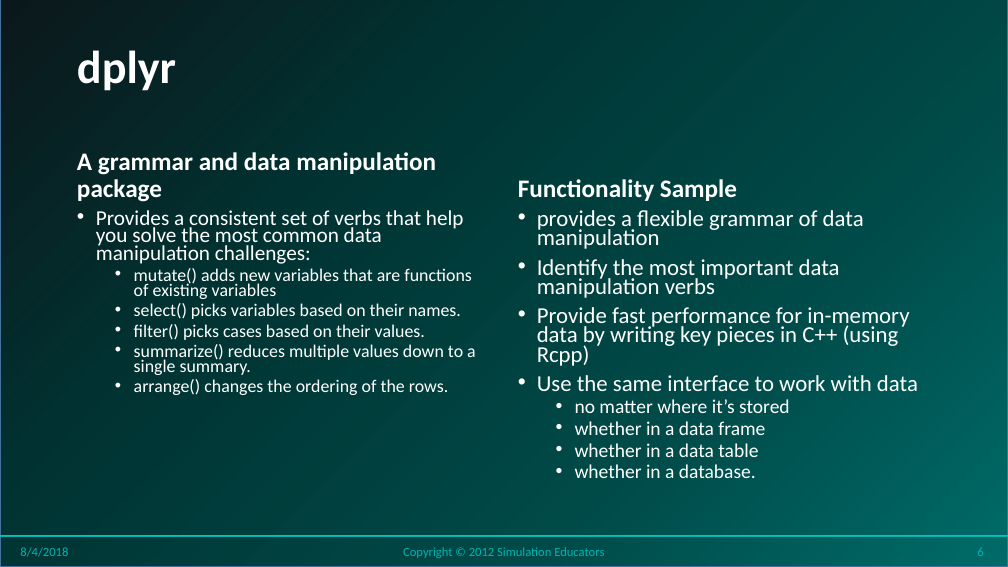
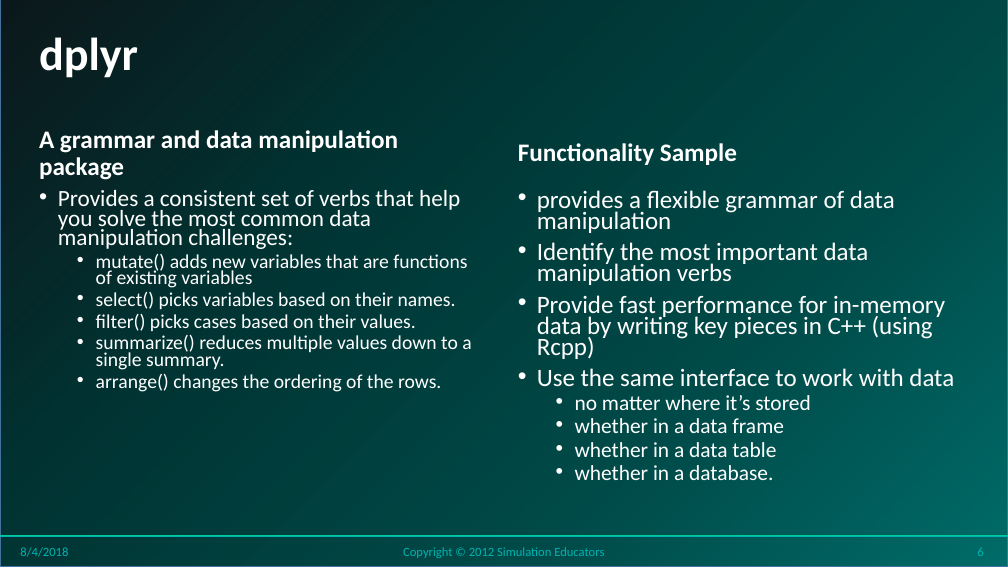
Before and after one commit to stricje1/VIT_University, a slide deck: slide 6 of Predictive_Modeling/PPT/Seminar 12 - Text Mining.pptx. Drawn at 1008x567 pixels with LibreOffice and Linux fonts; fonts in the diff are those of the drawing; background and template pictures are left out. Boxes give left, top, right and bottom in pixels: in the first picture for what was removed or moved away, otherwise in the second. Text is boxed around its words. In the diff, an @@ line names an element or a change of style, - is before the commit and + after.

```diff
--- a/Predictive_Modeling/PPT/Seminar 12 - Text Mining.pptx
+++ b/Predictive_Modeling/PPT/Seminar 12 - Text Mining.pptx
@@ title "dplyr": place and size @@
-title "dplyr" at box(77, 50, 176, 91)
+title "dplyr" at box(39, 37, 138, 78)
@@ text "A grammar and data manipulation ..." at box(39, 130, 398, 180): vertical alignment bottom to middle @@
@@ text "A grammar and data manipulation ...": place and size @@
-text "A grammar and data manipulation ..." at box(77, 152, 436, 202)
+text "A grammar and data manipulation ..." at box(39, 130, 398, 180)
@@ text "Functionality Sample": place and size @@
-text "Functionality Sample" at box(518, 179, 737, 201)
+text "Functionality Sample" at box(518, 143, 737, 165)
@@ text "Functionality Sample" at box(518, 143, 737, 165): vertical alignment bottom to middle @@
@@ text "Provides a consistent set of ...": place and size @@
-text "Provides a consistent set of ..." at box(96, 210, 476, 395)
+text "Provides a consistent set of ..." at box(58, 190, 471, 392)
@@ text "Provides a consistent set of ..." at box(58, 190, 471, 392): size 20.1 to 22.1 pt in "Provides a consistent set of verbs that ..."; size 17.1 to 18.7 pt in "mutate() adds new variables that are functions ...", "select() picks variables based on their names.", "filter() picks cases based on their values.", "summarize() reduces multiple values down to a ..." and 1 more places @@
@@ text "provides a ﬂexible grammar of ...": place and size @@
-text "provides a ﬂexible grammar of ..." at box(537, 210, 918, 478)
+text "provides a ﬂexible grammar of ..." at box(537, 190, 954, 480)
@@ text "provides a ﬂexible grammar of ..." at box(537, 190, 954, 480): size 21.7 to 23.8 pt in "provides a ﬂexible grammar of data manipulation", "Identify the most important data manipulation verbs", "Provide fast performance for in-memory data by ...", "Use the same interface to work with ..."; size 18.6 to 20.4 pt in "no matter where it’s stored", "whether in a data frame", "whether in a data table", "whether in a database." @@
```
Also in this commit, not shown: 16 other slides changed, 1 slide removed, 3 other files.
